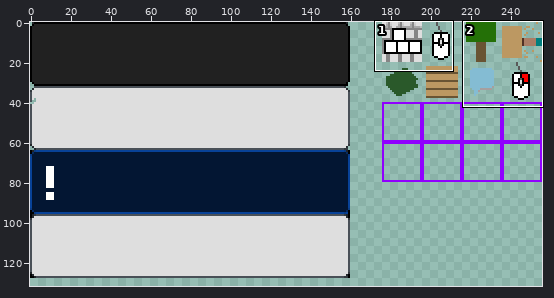
Two states of a pixel-art file, dev/minecraft/textures/gui/toasts.aseprite. The picture above shows the old version from afar; the outline marks the close-up.
Close-up. Before the edit:
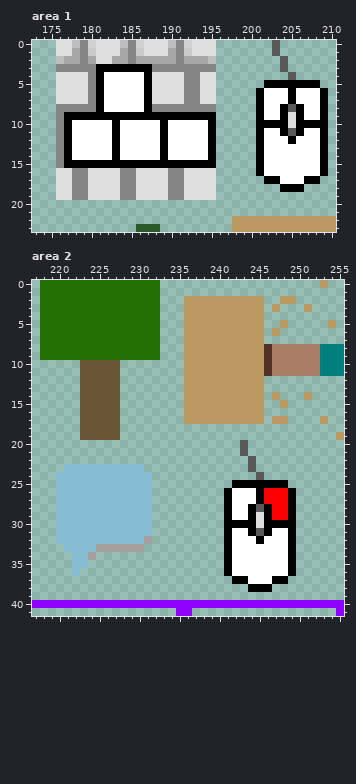
256x256 pixels, 1 frame. Colours within 5 levels of each other are drawn and written as one. Shown: area 1: x 173..210, y 0..23; area 2: x 217..255, y 0..41. The wide view leaves out empty margins. The commit also changed other parts of the picture, which this record leaves out.
The same view after the edit:
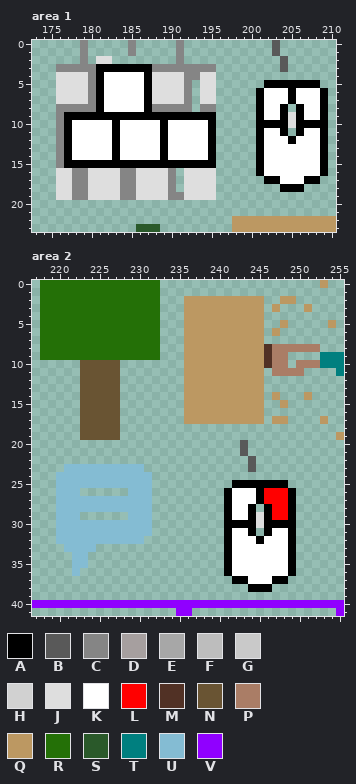
Palette (. is transparent): A #000000  B #595959  C #858585  D #a69f9f  E #a7a7a7  F #bdbdbd  G #c9c9c9  H #d1d1d1  J #dedede  K #ffffff  L #ff0000  M #513125  N #695433  P #aa7d66  Q #bc9862  R #247007  S #2a592a  T #007f7f  U #84bcd3  V #9000ff
What changed:
layer "Layer 1" now hidden
Area 1:
The edit erases colour B in row 4 at x 205; in row 8 at x 205; in row 11 at x 205.
The edit erases colour C in row 2 at x 185; in rows 5 to 8 at x 193; in rows 16 to 18 at x 191.
The edit erases colour E in row 1 at x 178, 184 and 190; in row 2 at x 177 to 178, 180, 183 to 184, 186 to 190 and 192 to 194.
The edit erases colour F in row 0 at x 178, 184 and 190; in row 2 at x 176 and 195.
The edit erases colour G in row 1 at x 180, 186 and 192.
The edit erases colour H in row 0 at x 180, 186 and 192.
The edit erases colour J in rows 0 to 1 at x 176 to 177, 181 to 183, 187 to 189 and 193 to 195.
Area 2:
The edit erases colour B in row 24 at x 245; in row 28 at x 245; in row 31 at x 245.
The edit erases colour D in row 32 at x 231; in row 33 at x 225 to 230; in row 34 at x 224.
The edit erases colour M in row 11 at x 246.
The edit erases colour P in row 9 at x 249 to 252; in row 10 at x 249; in row 11 at x 251 to 252.
The edit erases colour T in row 8 at x 253 to 255; in row 11 at x 253 to 254.
The edit erases colour U in row 26 at x 223 to 228; in row 29 at x 223 to 228.
Boxes around the changes in both close-ups, in picture pixels (x1, y1, x2, y2):
erased: (56, 40, 216, 112)
erased: (288, 72, 296, 136)
erased: (176, 168, 184, 192)
erased: (264, 344, 344, 376)
erased: (256, 472, 264, 536)
erased: (80, 488, 152, 560)
